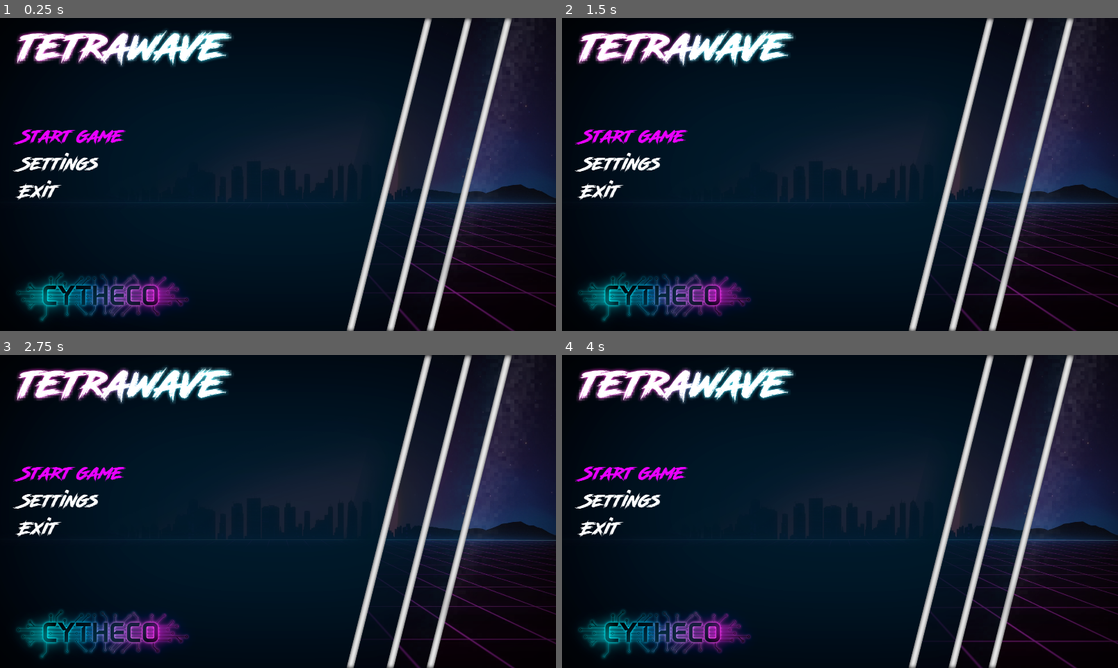
Above: before the commit, frames 1-4 (two rows, left to right).
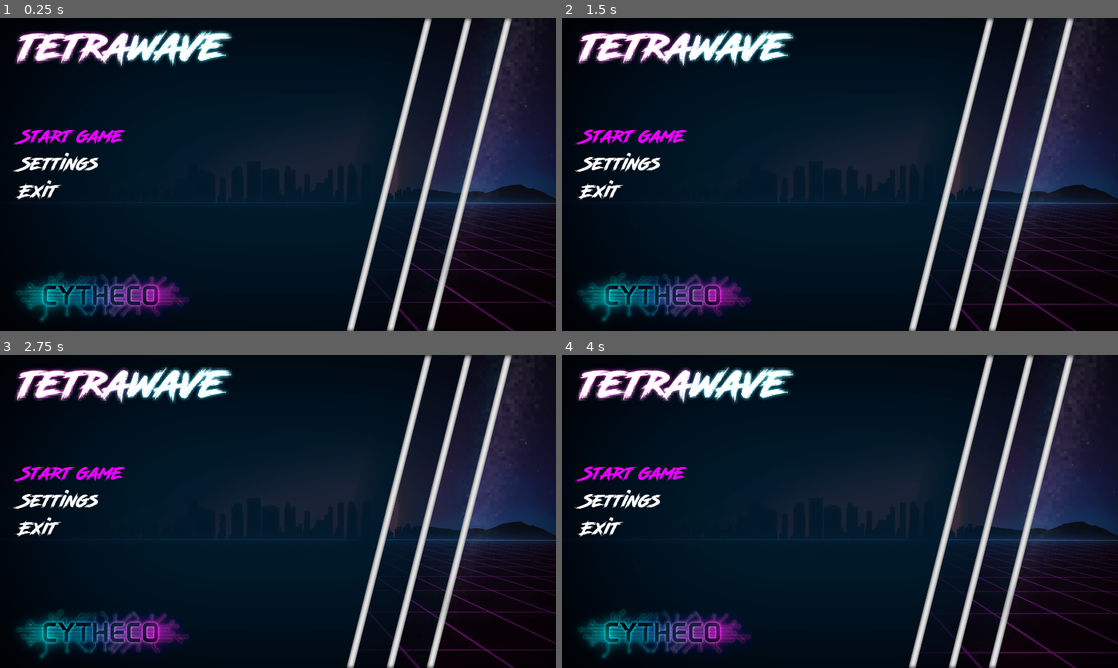
Above: after the commit, the same moments.

Repository: Cydeamon/BlockWave
Game: Godot game, scene res://Main.tscn
Two runs of this game, one before a commit and one after it. Both use one fixed random seed, a clock stepped at 60 frames per second and the inputs below. Sound files missing from this copy of the repository are replaced by a short silence.
Inputs:
- Up to frame 1 (0.25 s): no input
- Up to frame 2 (1.5 s): hold Right (move_right) 0.53-1.28 s; hold Left (move_left) from 1.28 s (still down)
- Up to frame 3 (2.75 s): release Left (move_left) at 2.03 s; hold Right (move_right) from 2.03 s (still down)
- Up to frame 4 (4 s): release Right (move_right) at 3.53 s; hold Left (move_left) from 3.53 s (still down)

The runs differ from the first frame. In frame 1, 0.4% of the frame differs, in the area x 72-100%, y 66-92%; in frame 2, 0.5%; in frame 3, 0.5%; in frame 4, 0.6%, in the area x 71-100%, y 67-96%.

Commit message:
Rotation

Diff:
--- a/Main.tscn
+++ b/Main.tscn
@@ -50,12 +50,11 @@
 
 [node name="bg_animation" type="AnimatedSprite" parent="."]
 frames = SubResource( 1 )
-frame = 2
+frame = 11
 playing = true
 centered = false
 
 [node name="Game" type="Node2D" parent="."]
-visible = false
 
 [node name="UI" type="Node2D" parent="Game"]
 
@@ -64,7 +63,7 @@
 
 [node name="next_figure" parent="Game/UI/Next" instance=ExtResource( 34 )]
 position = Vector2( 1259, 198 )
-number_of_rows = 2
+number_of_rows = 4
 number_of_cells_in_row = 4
 
 [node name="Next" type="Sprite" parent="Game/UI/Next"]
@@ -101,9 +100,10 @@
 number_of_cells_in_row = 10
 
 [node name="step_timer" type="Timer" parent="Game"]
-wait_time = 0.1
+wait_time = 0.5
 
 [node name="Menu" type="Node2D" parent="."]
+visible = false
 
 [node name="bg_gameover" type="Sprite" parent="Menu"]
 visible = false
--- a/src/GameFieldCells.gd
+++ b/src/GameFieldCells.gd
@@ -9,6 +9,10 @@
 func _ready():
 	create_cells()
 
+func clear_field():
+	for i in gamefield_map.size():
+		for j in gamefield_map[i].size():
+			gamefield_map[i][j].set_color_index(0)
 
 func create_cells():
 	var cell_width = 50
--- a/src/Main.gd
+++ b/src/Main.gd
@@ -9,8 +9,8 @@
 var next_figure = []
 var current_figure = []
 var current_figure_position = {
-	x = 0,
-	y = 0
+    x = 0,
+    y = 0
 }
 
 ####################################################################################################
@@ -18,176 +18,224 @@
 ####################################################################################################
 
 func _ready():
-	init_menu()
-	pick_next_figure()
+    init_menu()
+    pick_next_figure()
 
 
 func start_game():
-	close_menu()
-	game_was_started = true
-	$MusicPlayer.stream = gameplay_music
-	$MusicPlayer.play()
-	$Game.visible = true
+    close_menu()
+    game_was_started = true
+    $MusicPlayer.stream = gameplay_music
+    $MusicPlayer.play()
+    $Game.visible = true
 
 
 func step():
-	if !is_figure_falling:
-		current_figure = next_figure
-		spawn_next_figure()
-		pick_next_figure()
-		is_figure_falling = true
-	else:
-		if !collision_check("down"):
-			fix_figure()
-		else:
-			move_current_figure("down")
+    if !is_figure_falling:
+        current_figure = next_figure
+        spawn_next_figure()
+        pick_next_figure()
+        is_figure_falling = true
+    else:
+        if !collision_check("down"):
+            fix_figure()
+        else:
+            move_current_figure("down")
 
 
 func spawn_next_figure():
-	current_figure_position.x = $Game/GameField/GameFieldCells.number_of_cells_in_row / 2 - 2
-	current_figure_position.y = 0
-
-	for i in 2:
-		for j in 4:
-			var cell = $Game/GameField/GameFieldCells.gamefield_map[i][current_figure_position.x + j]
-			cell.set_color_index(next_figure[i][j])
+    current_figure_position.x = $Game/GameField/GameFieldCells.number_of_cells_in_row / 2 - 2
+    current_figure_position.y = 0
+
+    for i in current_figure.size():
+        for j in current_figure[i].size():
+            var cell = $Game/GameField/GameFieldCells.gamefield_map[i][current_figure_position.x + j]
+            cell.set_color_index(next_figure[i][j])
 
 
 func pick_next_figure():
-	var figure_index = randi() % 6 + 1
-
-	# 1 - Red I     #FF0000
-	# 2 - Blue O    #0000FF
-	# 3 - Orange J  #FFAA00
-	# 4 - Purple L  #FF00FF
-	# 5 - Green S   #00FF00
-	# 6 - Brown T   #AA5600
-	# 7 - Cyan Z    #00FFFF
-
-	if figure_index == 1:
-		next_figure = [
-			[1, 1, 1, 1],
-			[0, 0, 0, 0],
-		]
-	if figure_index == 2:
-		next_figure = [
-			[0, 2, 2, 0],
-			[0, 2, 2, 0],
-		]
-
-	if figure_index == 3:
-		next_figure = [
-			[3, 3, 3, 0],
-			[0, 0, 3, 0],
-		]
-
-	if figure_index == 4:
-		next_figure = [
-			[4, 4, 4, 0],
-			[4, 0, 0, 0],
-		]
-
-	if figure_index == 5:
-		next_figure = [
-			[0, 5, 5, 0],
-			[5, 5, 0, 0],
-		]
-
-	if figure_index == 6:
-		next_figure = [
-			[6, 6, 6, 0],
-			[0, 6, 0, 0],
-		]
-
-	if figure_index == 7:
-		next_figure = [
-			[7, 7, 0, 0],
-			[0, 7, 7, 0],
-		]
-
-	for i in 2:
-		for j in 4:
-			$Game/UI/Next/next_figure.gamefield_map[i][j].set_color_index(next_figure[i][j])
+    var figure_index = randi() % 6 + 1
+
+    # 1 - Red I     #FF0000
+    # 2 - Blue O    #0000FF
+    # 3 - Orange J  #FFAA00
+    # 4 - Purple L  #FF00FF
+    # 5 - Green S   #00FF00
+    # 6 - Brown T   #AA5600
+    # 7 - Cyan Z    #00FFFF
+
+    if figure_index == 1:
+        next_figure = [
+            [0, 0, 0, 0],
+            [1, 1, 1, 1],
+            [0, 0, 0, 0],
+            [0, 0, 0, 0],
+        ]
+    if figure_index == 2:
+        next_figure = [
+            [2, 2],
+            [2, 2],
+
+        ]
+
+    if figure_index == 3:
+        next_figure = [
+            [3, 3, 3],
+            [0, 0, 3],
+            [0, 0, 0],
+        ]
+
+    if figure_index == 4:
+        next_figure = [
+            [4, 4, 4],
+            [4, 0, 0],
+            [0, 0, 0],
+        ]
+
+    if figure_index == 5:
+        next_figure = [
+            [0, 5, 5],
+            [5, 5, 0],
+            [0, 0, 0],
+        ]
+
+    if figure_index == 6:
+        next_figure = [
+            [6, 6, 6],
+            [0, 6, 0],
+            [0, 0, 0],
+        ]
+
+    if figure_index == 7:
+        next_figure = [
+            [7, 7, 0],
+            [0, 7, 7],
+            [0, 0, 0],
+        ]
+
+    $Game/UI/Next/next_figure.clear_field()
+
+    for i in next_figure.size():
+        for j in next_figure[i].size():
+            $Game/UI/Next/next_figure.gamefield_map[i][j].set_color_index(next_figure[i][j])
 
 
 func move_current_figure(direction):
-	clear_current_figure_position();
-
-	if direction == "down":
-		current_figure_position.y += 1
-	if direction == "left":
-		current_figure_position.x -= 1
-	if direction == "right":
-		current_figure_position.x += 1
-
-	draw_current_figure()
+    clear_current_figure_position();
+
+    if direction == "down":
+        current_figure_position.y += 1
+    if direction == "left":
+        current_figure_position.x -= 1
+    if direction == "right":
+        current_figure_position.x += 1
+
+    draw_current_figure()
 
 
 func clear_current_figure_position():
-	var gamefield = $Game/GameField/GameFieldCells
-
-	for i in current_figure.size():
-		for j in current_figure[i].size():
-			var cur_y = current_figure_position.y + i
-			var cur_x = current_figure_position.x + j
-			var cell = gamefield.get_node("cell_" + str(cur_y) + "_" + str(cur_x))
-
-			if cell && current_figure[i][j] != 0:
-				cell.set_color_index(0)
+    var gamefield = $Game/GameField/GameFieldCells
+
+    for i in current_figure.size():
+        for j in current_figure[i].size():
+            var cur_y = current_figure_position.y + i
+            var cur_x = current_figure_position.x + j
+            var cell = gamefield.get_node("cell_" + str(cur_y) + "_" + str(cur_x))
+
+            if cell && current_figure[i][j] != 0:
+                cell.set_color_index(0)
 
 
 func draw_current_figure():
-	var gamefield = $Game/GameField/GameFieldCells
-
-	for i in current_figure.size():
-		for j in current_figure[i].size():
-			var cur_y = current_figure_position.y + i
-			var cur_x = current_figure_position.x + j
-			var color = current_figure[i][j]
-
-			if color != 0:
-				gamefield.get_node("cell_" + str(cur_y) + "_" + str(cur_x)).set_color_index(color)
+    var gamefield = $Game/GameField/GameFieldCells
+
+    for i in current_figure.size():
+        for j in current_figure[i].size():
+            var cur_y = current_figure_position.y + i
+            var cur_x = current_figure_position.x + j
+            var color = current_figure[i][j]
+
+            if color != 0:
+                gamefield.get_node("cell_" + str(cur_y) + "_" + str(cur_x)).set_color_index(color)
 
 
 func collision_check(direction):
-	var gamefield = $Game/GameField/GameFieldCells
-	var result = true
-
-	clear_current_figure_position()
-
-	for i in current_figure.size():
-		for j in current_figure[i].size():
-			if current_figure[i][j] != 0:
-				var next_x = current_figure_position.x + j
-				var next_y = current_figure_position.y + i
-
-				if direction == "down":
-					next_y += 1
-				if direction == "left":
-					next_x -= 1
-				if direction == "right":
-					next_x += 1
-
-				var next_cell = gamefield.get_node("cell_" + str(next_y) + "_" + str(next_x))
-
-				if !next_cell || next_cell.cell_color_index != 0:
-					result = false
-
-		if result == false:
-			break
-
-	draw_current_figure()
-	return result
+    var gamefield = $Game/GameField/GameFieldCells
+    var result = true
+
+    clear_current_figure_position()
+
+    for i in current_figure.size():
+        for j in current_figure[i].size():
+            if current_figure[i][j] != 0:
+                var next_x = current_figure_position.x + j
+                var next_y = current_figure_position.y + i
+
+                if direction == "down":
+                    next_y += 1
+                if direction == "left":
+                    next_x -= 1
+                if direction == "right":
+                    next_x += 1
+
+                var next_cell = gamefield.get_node("cell_" + str(next_y) + "_" + str(next_x))
+
+                if !next_cell || next_cell.cell_color_index != 0:
+                    result = false
+
+        if result == false:
+            break
+
+    draw_current_figure()
+    return result
 
 
 func fix_figure():
-	is_figure_falling = false
-	current_figure_position = {x = 0, y = 0}
-	current_figure = []
+    is_figure_falling = false
+    current_figure_position = {x = 0, y = 0}
+    current_figure = []
 
 
 func _on_MusicPlayer_finished():
-	$MusicPlayer.play(0)
+    $MusicPlayer.play(0)
+
+func rotate_current_figure_left():
+    clear_current_figure_position()
+    var n = current_figure.size();
+
+    for i in (n / 2):
+        var j = i
+
+        while j < n - i - 1:
+            var tmp            			 = current_figure[i][j];
+            current_figure[i][j]         = current_figure[j][n-i-1];
+            current_figure[j][n-i-1]     = current_figure[n-i-1][n-j-1];
+            current_figure[n-i-1][n-j-1] = current_figure[n-j-1][i];
+            current_figure[n-j-1][i]     = tmp;
+
+            j += 1
+
+    draw_current_figure()
+
+
+func rotate_current_figure_right():
+    clear_current_figure_position()
+    var n = current_figure.size();
+
+    for k in 3:
+        for i in (n / 2):
+            var j = i
+
+            while j < n - i - 1:
+                var tmp            			 = current_figure[i][j];
+                current_figure[i][j]         = current_figure[j][n-i-1];
+                current_figure[j][n-i-1]     = current_figure[n-i-1][n-j-1];
+                current_figure[n-i-1][n-j-1] = current_figure[n-j-1][i];
+                current_figure[n-j-1][i]     = tmp;
+
+                j += 1
+
+    draw_current_figure()
 
 
 ####################################################################################################
@@ -195,29 +243,34 @@
 ####################################################################################################
 
 func _unhandled_input(event):
-	if menu_mode && event.is_action_pressed("ui_cancel") && game_was_started:
-		close_menu()
-		$MusicPlayer.stream = gameplay_music
-		$MusicPlayer.play()
-	elif !menu_mode && event.is_action_pressed("ui_cancel"):
-		init_menu()
-
-	process_repeatable_actions()
+    if menu_mode && event.is_action_pressed("ui_cancel") && game_was_started:
+        close_menu()
+        $MusicPlayer.stream = gameplay_music
+        $MusicPlayer.play()
+    elif !menu_mode && event.is_action_pressed("ui_cancel"):
+        init_menu()
+    if game_was_started && is_figure_falling:
+        if event.is_action_pressed("rotate_left"):
+            rotate_current_figure_left()
+        if event.is_action_pressed("rotate_right"):
+            rotate_current_figure_right()
+
+    process_repeatable_actions()
 
 
 func _on_input_timer_timeout():
-	process_repeatable_actions()
+    process_repeatable_actions()
 
 func process_repeatable_actions():
-	if game_was_started && is_figure_falling:
-		$input_timer.start()
-
-		if Input.is_action_pressed("move_left"):
-			if collision_check("left"):
-				move_current_figure("left")
-		elif Input.is_action_pressed("move_right"):
-			if collision_check("right"):
-				move_current_figure("right")
+    if game_was_started && is_figure_falling:
+        $input_timer.start()
+
+        if Input.is_action_pressed("move_left"):
+            if collision_check("left"):
+                move_current_figure("left")
+        elif Input.is_action_pressed("move_right"):
+            if collision_check("right"):
+                move_current_figure("right")
 
 
 
@@ -227,29 +280,29 @@
 
 
 func _on_menu_options_item_activated(index:int):
-	print("Selected: " + $Menu/menu_options.get_item_text(index))
-	var itemText = $Menu/menu_options.get_item_text(index)
-
-	if itemText == "Start game":
-		start_game()
-	elif itemText == "Settings":
-		pass
-	elif itemText == "Exit":
-		get_tree().quit()
+    print("Selected: " + $Menu/menu_options.get_item_text(index))
+    var itemText = $Menu/menu_options.get_item_text(index)
+
+    if itemText == "Start game":
+        start_game()
+    elif itemText == "Settings":
+        pass
+    elif itemText == "Exit":
+        get_tree().quit()
 
 
 func init_menu():
-	menu_mode = true
-	$Menu.visible = true
-	$MusicPlayer.stream = menu_music
-	$MusicPlayer.play()
-	$Menu/menu_options.select(0)
-	$Menu/menu_options.grab_focus()
-	$Game.visible = false
-	$Game/step_timer.stop()
+    menu_mode = true
+    $Menu.visible = true
+    $MusicPlayer.stream = menu_music
+    $MusicPlayer.play()
+    $Menu/menu_options.select(0)
+    $Menu/menu_options.grab_focus()
+    $Game.visible = false
+    $Game/step_timer.stop()
 
 
 func close_menu():
-	$Menu.visible = false
-	menu_mode = false
-	$Game/step_timer.start()
+    $Menu.visible = false
+    menu_mode = false
+    $Game/step_timer.start()
